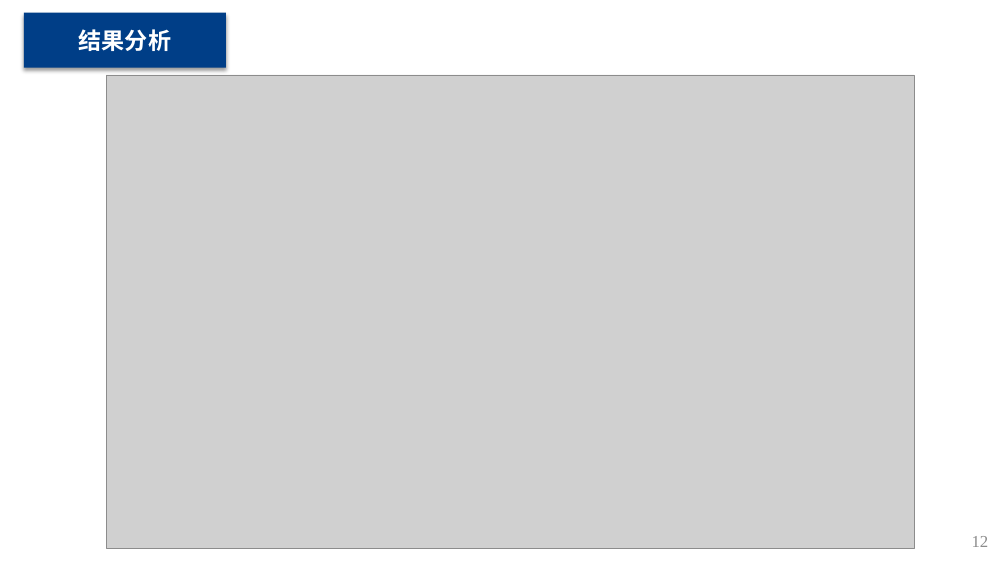
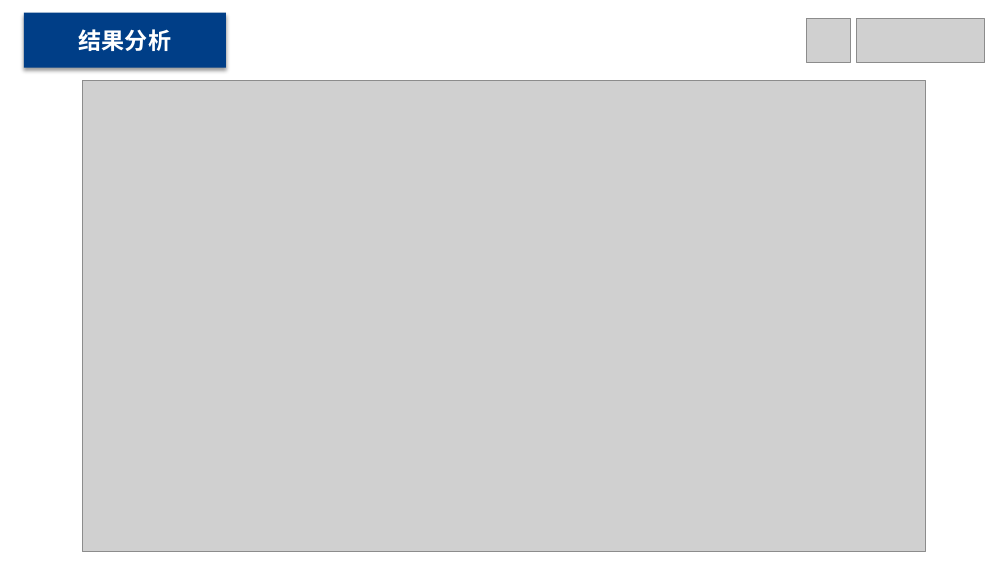
Before and after one commit to MinmusLin/Reinforcement_Learning_Based_Multi_Agent_Path_Finding, a slide deck: slide 12 of Presentation.pptx. Drawn at 1008x567 pixels with LibreOffice and Linux fonts; fonts in the diff are those of the drawing; grey boxes stand for pictures. Boxes give left, top, right and bottom in pixels: in the first picture for what was removed or moved away, otherwise in the second. Text is boxed around its words. In the diff, an @@ line names an element or a change of style, - is before the commit and + after.

```diff
--- a/Presentation.pptx
+++ b/Presentation.pptx
@@ picture added at (807,18,851,62) @@
@@ picture added at (856,18,984,62) @@
@@ picture: place and size @@
-picture at (106,75,914,548)
+picture at (82,80,926,551)
@@ page number removed at (972,536,989,547) @@
-12
```
Also in this commit, not shown: 16 other slides changed, 1 slide added, 2 slides removed.
